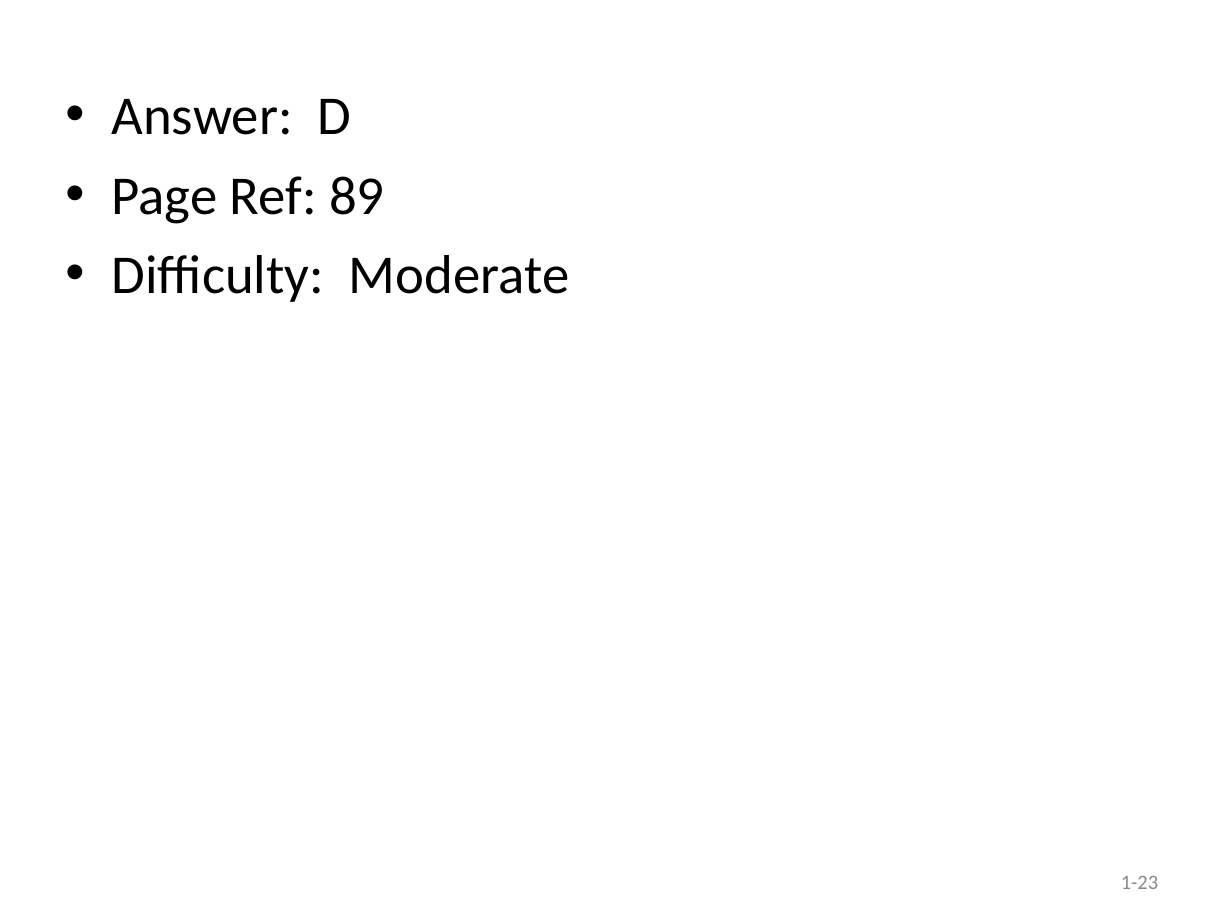
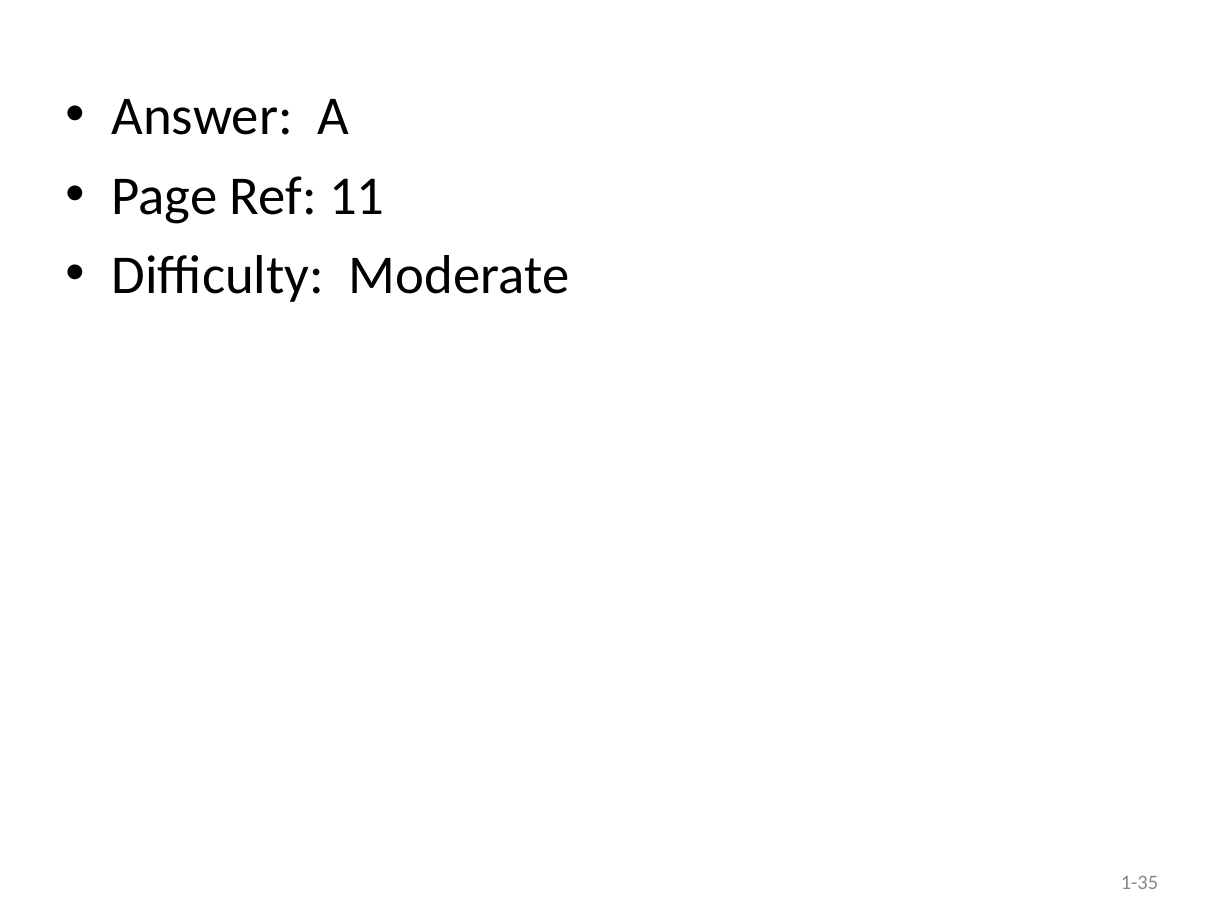
Before and after one commit to hehemin/bayeswhu.github.io, a slide deck: slide 35 of teaching/trade/Quiz1.ppt (slide 23 before the commit). Drawn at 1232x924 pixels with LibreOffice and Linux fonts; fonts in the diff are those of the drawing. Boxes give left, top, right and bottom in pixels: in the first picture for what was removed or moved away, otherwise in the second. Text is boxed around its words. In the diff, an @@ line names an element or a change of style, - is before the commit and + after.

```diff
--- a/teaching/trade/Quiz1.ppt
+++ b/teaching/trade/Quiz1.ppt
@@ text at bbox=[112, 99, 384, 224]: text changed @@
-• Answer: D
-• Page Ref: 89
+• Answer: A
+• Page Ref: 11
@@ page number at bbox=[1121, 876, 1158, 889]: text changed @@
-1-23
+1-35
```
Also in this commit, not shown: 28 other slides changed, 30 slides added, 2 slides removed, 2 other files.
